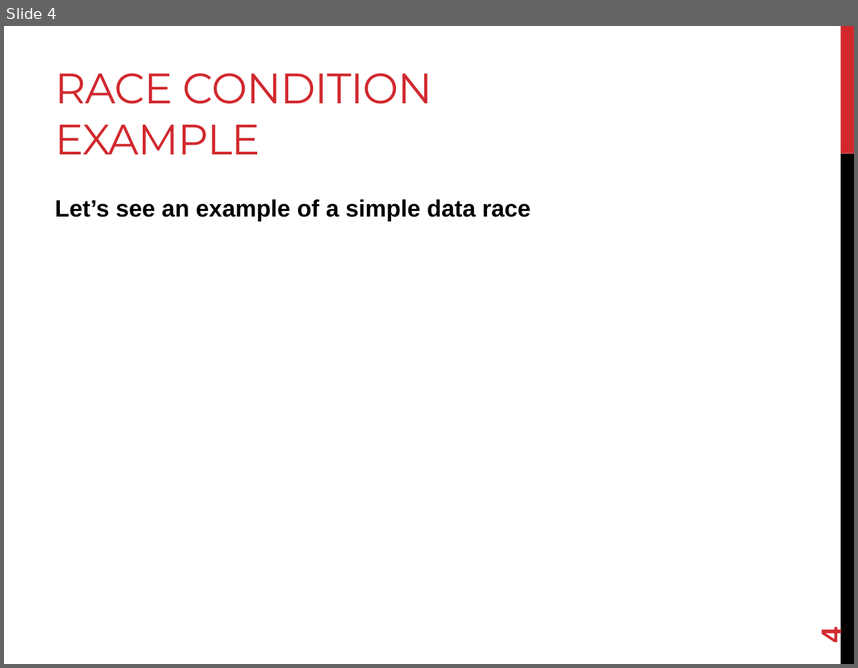
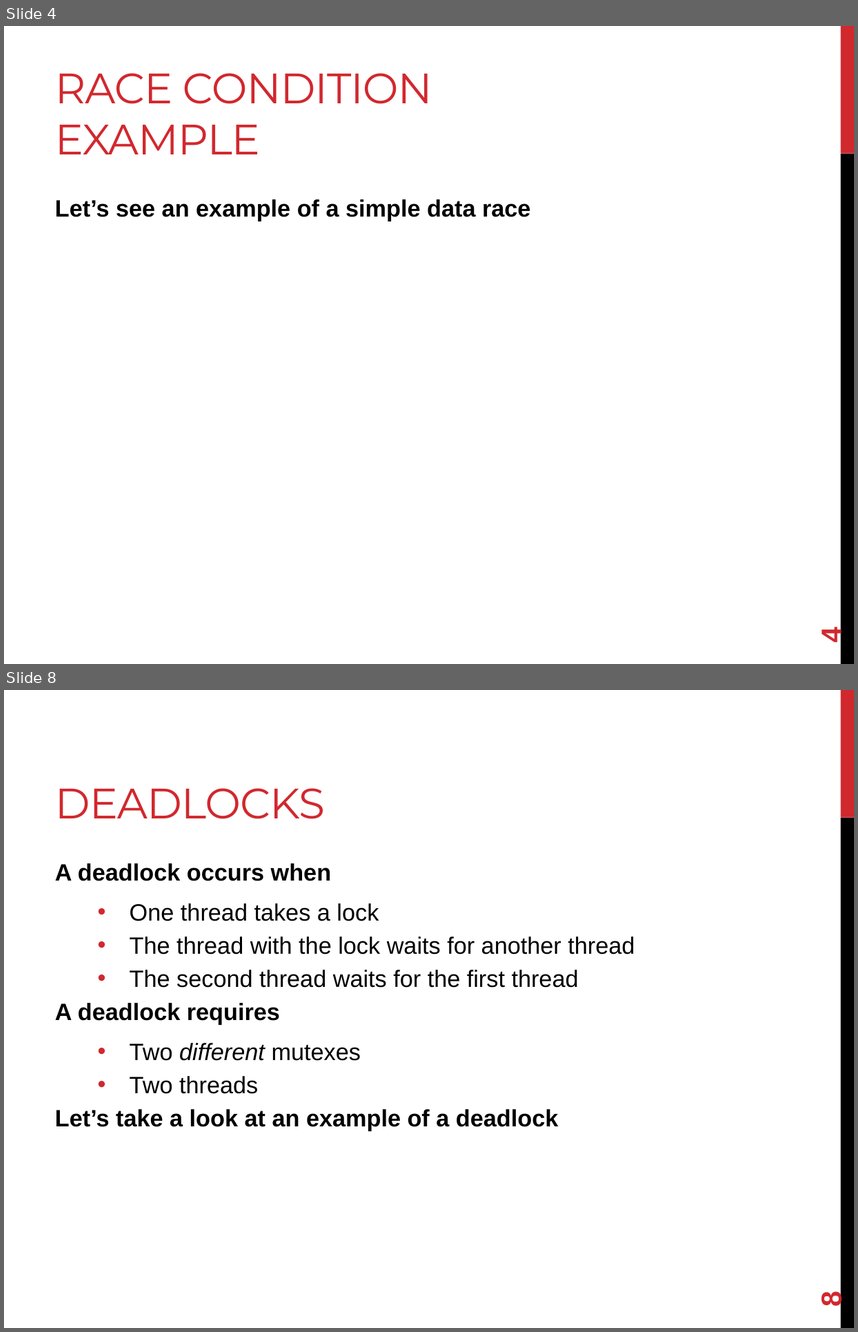
Before and after one commit to joshpeterson/DevelopingConcurrentSoftware, a slide deck: Lectures/Mutexes/Mutexes.pptx. Shown one above the other, each under a label of ours: slide 4 before the commit, slides 4 and 8 after it; the slides between them are not shown. The pictures are 858x668 and 858x1332 pixels, drawn with LibreOffice and Linux fonts; fonts in the diff are those of the drawing. Boxes give left, top, right and bottom in pixels: in the first picture for what was removed or moved away, otherwise in the second. Text is boxed around its words. In the diff, an @@ line names an element or a change of style, - is before the commit and + after.

Commit message:
More work on the Mutexes lecture and a producer/consumer queue example.

```diff
--- a/Lectures/Mutexes/Mutexes.pptx
+++ b/Lectures/Mutexes/Mutexes.pptx
@@ slide 8 added at box(4, 690, 854, 1328), background #FFFFFF; not listed: 2 template elements that a slide beside it also shows @@
@@ title added at box(55, 788, 325, 819), 36 pt, text #D1282E @@
+DEADLOCKS
@@ text added at box(55, 863, 635, 1131), 20 pt, text #000000 @@
+A deadlock occurs when
+  • One thread takes a lock
+  • The thread with the lock waits for another thread
+  • The second thread waits for the first thread
+A deadlock requires
+  • Two different mutexes
+  • Two threads
+Let’s take a look at an example of a deadlock
@@ page number added at box(815, 1292, 847, 1307), 24 pt, text #D1282E, bold @@
+8
```
Also in this commit, not shown: 2 slides changed, 2 other slides added, 17 other files.
